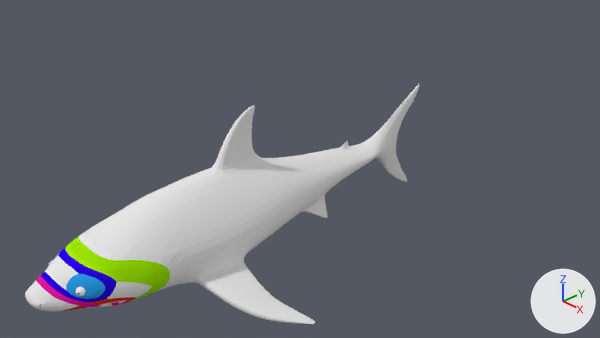
What one commit did to the Blender file Models/shark/shark5.blend.
One viewpoint serves both versions: the file's camera 'Camera'. The lights are fixed; the arrows at lower right show +X, +Y and +Z.

The scene before the commit, as lines of its bpy script (objects in view):
```python
me_cube_001 = bpy.data.meshes.new('Cube.001')
me_cube_001.from_pydata(...)  # 6068 vertices, 6064 faces; spans x -2.17..2.17, y -4.36..3.84, z -1.15..1.68
# faces by material slot: [4504, 288, 120, 176, 144, 320, 480, 32]
me_cube_001.materials.append(mat_material)  # white #e7e7e7
me_cube_001.materials.append(mat_racoonmask)  # blue #2a9be7
me_cube_001.materials.append(mat_eyesocket)  # blue #2900e7
me_cube_001.materials.append(mat_nosetochin)  # pink #e715a2
me_cube_001.materials.append(mat_lips)  # orange #e73400
me_cube_001.materials.append(mat_jawline)  # green #9de700
me_cube_001.materials.append(mat_eye)  # white #f6f6f6
me_cube_001.materials.append(mat_eyepupil)  # black #000000
ob_shark_high = bpy.data.objects.new('shark_high', me_cube_001)
ob_shark_high.location = (0.0, 0.0, 0.0)
```
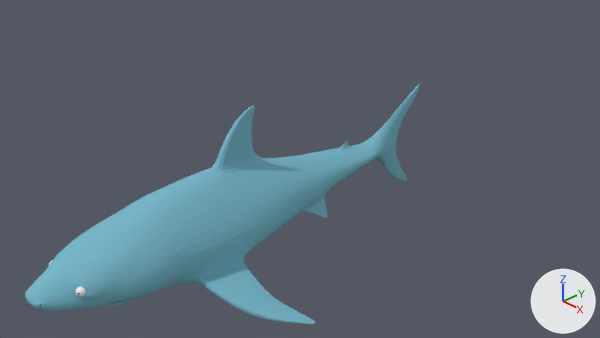
What differs and where, as boxes [x1, y1, x2, y2] in the pictures (600 x 338 px):
part 1 of me_cube_001, recoloured (white to cyan): [25, 84, 419, 324] in both
part 2 of me_cube_001, recoloured (blue to cyan): [50, 250, 105, 299] in both
part 3 of me_cube_001, recoloured (blue to cyan): [41, 248, 117, 302] in both
part 4 of me_cube_001, recoloured (pink to cyan): [36, 276, 133, 307] in both
part 5 of me_cube_001, recoloured: [63, 297, 136, 311] in both
part 6 of me_cube_001, recoloured (green to cyan): [65, 235, 170, 301] in both

The change in detail:
Material 'SharkSkin' (mat_sharkskin) is new.
Its base color is (0.191, 0.471, 0.581) (cyan #79b7c9).
me_cube_001 has 6068 vertices, 6064 faces and spans x -2.17..2.17, y -4.36..3.84, z -1.15..1.68.
me_cube_001 is used by ob_shark_high; location (0.0, 0.0, 0.0).
me_cube_001 part 1: all 4504 faces that had it switch from mat_material (white #e7e7e7) to mat_sharkskin (cyan #79b7c9).
me_cube_001 part 2: all 288 faces that had it switch from mat_racoonmask (blue #2a9be7) to mat_sharkskin (cyan #79b7c9).
me_cube_001 part 3: all 120 faces that had it switch from mat_eyesocket (blue #2900e7) to mat_sharkskin (cyan #79b7c9).
me_cube_001 part 4: all 176 faces that had it switch from mat_nosetochin (pink #e715a2) to mat_sharkskin (cyan #79b7c9).
me_cube_001 part 5: all 144 faces that had it switch from mat_lips (orange #e73400) to mat_sharkskin (cyan #79b7c9).
me_cube_001 part 6: all 320 faces that had it switch from mat_jawline (green #9de700) to mat_sharkskin (cyan #79b7c9).
